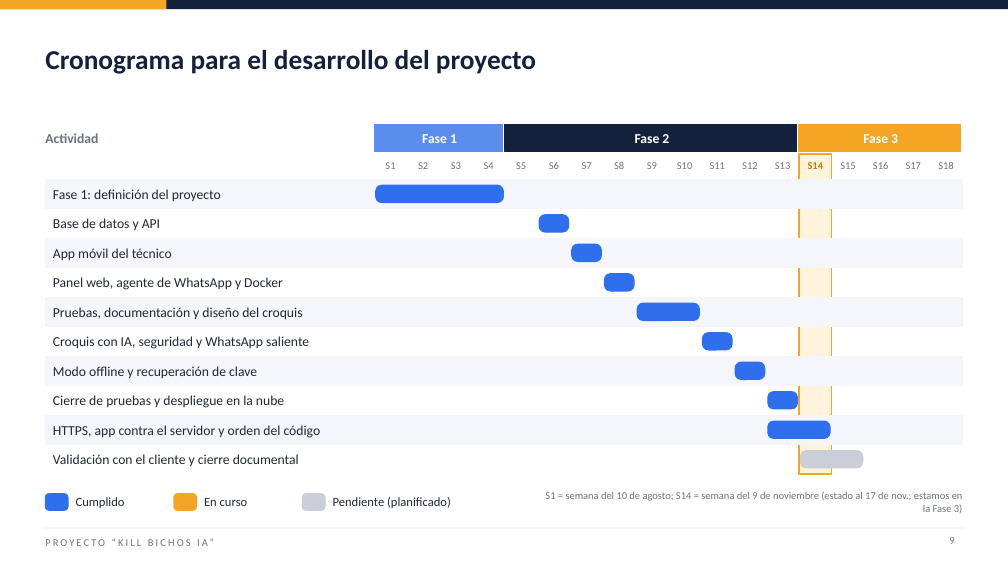
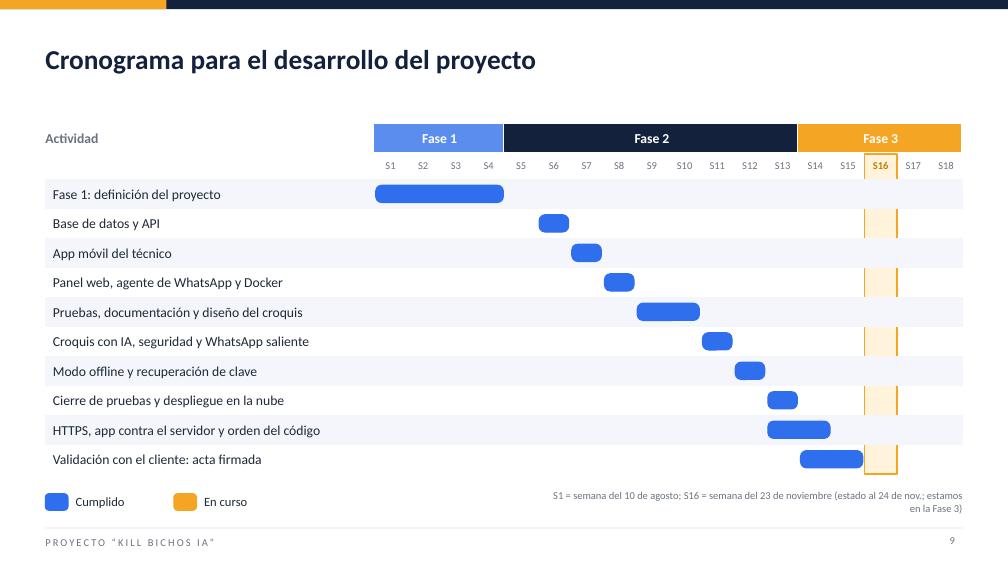
Before and after one commit to j4vierlb/PROYECTO-TESIS-, a slide deck: slide 9 of Fase 2/Evidencias Proyecto/Presentación Final del proyecto (Español).pptx. Drawn at 1008x567 pixels with LibreOffice and Linux fonts; fonts in the diff are those of the drawing; background and template pictures are left out. Boxes give left, top, right and bottom in pixels: in the first picture for what was removed or moved away, otherwise in the second. Text is boxed around its words. In the diff, an @@ line names an element or a change of style, - is before the commit and + after.

Commit message:
Agrega la copia pública del acta y reemplaza los 2.6 y la presentación en español por las versiones definitivas

```diff
--- a/Fase 2/Evidencias Proyecto/Presentación Final del proyecto (Español).pptx
+++ b/Fase 2/Evidencias Proyecto/Presentación Final del proyecto (Español).pptx
@@ text removed at [799, 154, 832, 177] @@
-S14
@@ rectangle: place and size @@
-rectangle at [799, 154, 832, 474]
+rectangle at [864, 154, 897, 474]
@@ text added at [864, 154, 897, 177], 10 pt, text #C77D00, bold @@
+S16
@@ text at [53, 454, 262, 464]: text changed @@
-Validación con el cliente y cierre documental
+Validación con el cliente: acta firmada
@@ rounded rectangle at [801, 451, 863, 468]: fill #C9CED8 to #2F6FED; outline #C9CED8 1 pt to #2F6FED 1 pt @@
@@ rounded rectangle removed at [302, 494, 325, 510] @@
@@ text removed at [333, 497, 451, 508] @@
-Pendiente (planificado)
@@ text at [553, 491, 963, 513]: text changed @@
-S1 = semana del 10 de agosto; S14 = semana del 9 de noviembre (estado al 17 de nov.; estamos en la Fase 3)
+S1 = semana del 10 de agosto; S16 = semana del 23 de noviembre (estado al 24 de nov.; estamos en la Fase 3)
```
Also in this commit, not shown: 12 other slides changed, 1 slide added, 3 other files.
